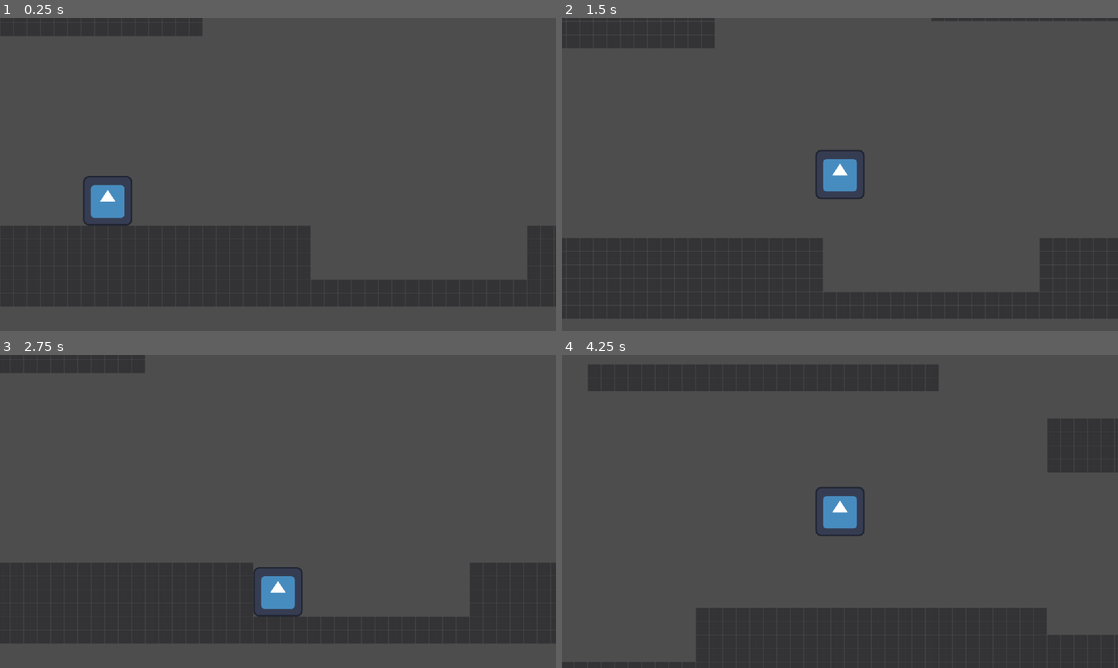
Above: before the commit, frames 1-4 (two rows, left to right).
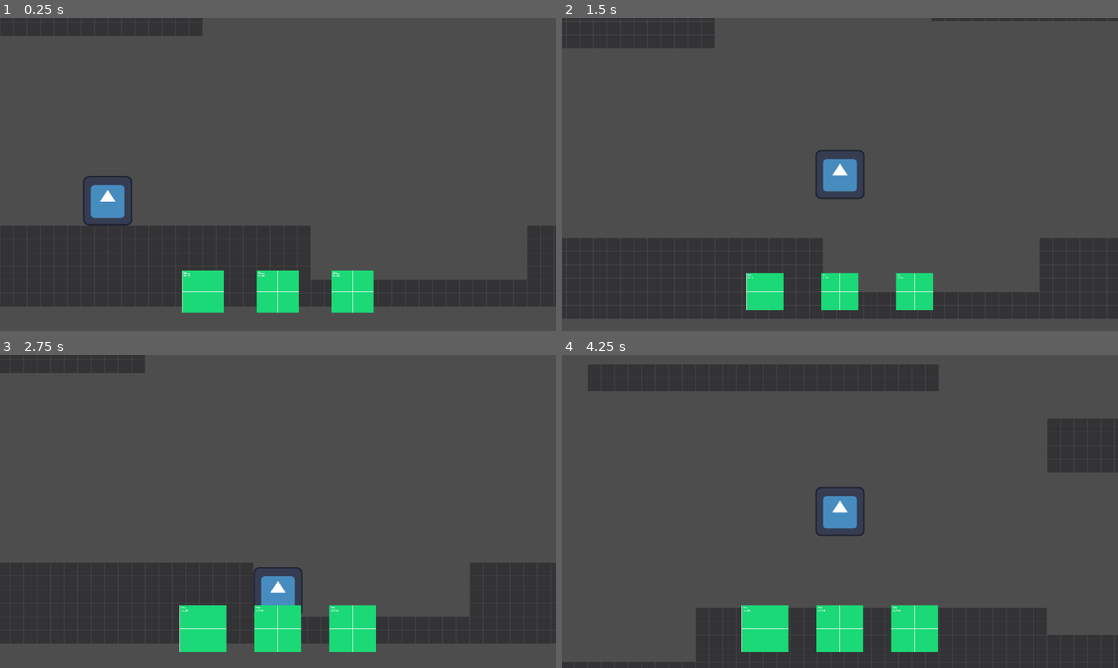
Above: after the commit, the same moments.

Repository: DionisisSchoinas/ldjam-58
Game: Godot game, scene res://scenes/levels/prototype_level.tscn
Two runs of this game, one before a commit and one after it. Both use one fixed random seed, a clock stepped at 60 frames per second and the inputs below. The engine's default icon, where the game draws it, is replaced by a stand-in: a white triangle on a blue panel in a dark square.
Inputs:
- Up to frame 1 (0.25 s): no input
- Up to frame 2 (1.5 s): tap Enter at 0.5 s; hold D (d_right) from 0.53 s (still down); tap Space (button_1) at 0.6, 1.35 s
- Up to frame 3 (2.75 s): release D (d_right) at 2.03 s; hold A (d_left) from 2.03 s (still down); tap Space (button_1) at 2.1 s
- Up to frame 4 (4.25 s): release A (d_left) at 2.78 s; hold D (d_right) from 2.78 s (still down); tap Space (button_1) at 2.85, 3.6 s

The runs differ from the first frame. In frame 1, 3.1% of the frame differs, in the area x 32-68%, y 80-95%; in frame 2, 2.4%; in frame 3, 3.8%; in frame 4, 3.9%, in the area x 32-68%, y 79-95%.

Commit message:
Added concept of toolbar

Diff:
--- /dev/null
+++ b/scenes/game_overlay.tscn
@@ -0,0 +1,45 @@
+[gd_scene load_steps=2 format=3 uid="uid://dv34dgh7go3f8"]
+
+[ext_resource type="PackedScene" uid="uid://ove2kbx55itx" path="res://scenes/power_toolbar_icon.tscn" id="1_7i0yb"]
+
+[node name="Control" type="Control"]
+layout_mode = 3
+anchors_preset = 15
+anchor_right = 1.0
+anchor_bottom = 1.0
+grow_horizontal = 2
+grow_vertical = 2
+
+[node name="MarginContainer" type="MarginContainer" parent="."]
+layout_mode = 1
+anchors_preset = -1
+anchor_left = 0.3
+anchor_top = 0.8
+anchor_right = 0.7
+anchor_bottom = 0.95
+grow_horizontal = 2
+grow_vertical = 2
+
+[node name="powerContainer" type="HBoxContainer" parent="MarginContainer"]
+layout_mode = 2
+
+[node name="power1" parent="MarginContainer/powerContainer" instance=ExtResource("1_7i0yb")]
+layout_mode = 2
+theme_override_constants/margin_left = 5
+theme_override_constants/margin_top = 5
+theme_override_constants/margin_right = 5
+theme_override_constants/margin_bottom = 5
+
+[node name="power2" parent="MarginContainer/powerContainer" instance=ExtResource("1_7i0yb")]
+layout_mode = 2
+theme_override_constants/margin_left = 5
+theme_override_constants/margin_top = 5
+theme_override_constants/margin_right = 5
+theme_override_constants/margin_bottom = 5
+
+[node name="power3" parent="MarginContainer/powerContainer" instance=ExtResource("1_7i0yb")]
+layout_mode = 2
+theme_override_constants/margin_left = 5
+theme_override_constants/margin_top = 5
+theme_override_constants/margin_right = 5
+theme_override_constants/margin_bottom = 5
--- a/scenes/levels/prototype_level.tscn
+++ b/scenes/levels/prototype_level.tscn
@@ -1,10 +1,11 @@
-[gd_scene load_steps=10 format=4 uid="uid://d1upg8c1flyf1"]
+[gd_scene load_steps=11 format=4 uid="uid://d1upg8c1flyf1"]
 
 [ext_resource type="Script" uid="uid://nov170mkieef" path="res://scripts/levels/level_logic.gd" id="1_6lfjr"]
 [ext_resource type="Script" uid="uid://45g0vd44gdly" path="res://scripts/basic_camera.gd" id="1_htrvu"]
 [ext_resource type="Texture2D" uid="uid://bd87osyhf2hnj" path="res://assets/kenney_prototype_textures/dark/texture_01.png" id="2_6lfjr"]
 [ext_resource type="Script" uid="uid://rq7qh2cm7r1v" path="res://scripts/levels/map.gd" id="3_i5e4g"]
 [ext_resource type="PackedScene" uid="uid://cphg78tqpqcha" path="res://scenes/player.tscn" id="3_qd0o6"]
+[ext_resource type="PackedScene" uid="uid://dv34dgh7go3f8" path="res://scenes/game_overlay.tscn" id="6_7kxsd"]
 
 [sub_resource type="TileSetAtlasSource" id="TileSetAtlasSource_ibfnv"]
 texture = ExtResource("2_6lfjr")
@@ -78,3 +79,7 @@
 position = Vector2(456, 1077)
 SPEED = 600
 friction_air = 5000
+
+[node name="Game Overlay" type="CanvasLayer" parent="."]
+
+[node name="Game Overlay" parent="Game Overlay" instance=ExtResource("6_7kxsd")]
--- /dev/null
+++ b/scenes/power_toolbar_icon.tscn
@@ -0,0 +1,135 @@
+[gd_scene load_steps=6 format=3 uid="uid://ove2kbx55itx"]
+
+[ext_resource type="Script" uid="uid://dc2bjq2adirp2" path="res://scripts/power_toolbar_icon.gd" id="1_0jx2j"]
+[ext_resource type="Texture2D" uid="uid://cfhokjqiqcrcn" path="res://assets/kenney_prototype_textures/green/texture_01.png" id="1_nripl"]
+
+[sub_resource type="Animation" id="Animation_7i0yb"]
+resource_name = "equip"
+length = 0.5
+step = 0.05
+tracks/0/type = "value"
+tracks/0/imported = false
+tracks/0/enabled = true
+tracks/0/path = NodePath("..:theme_override_constants/margin_left")
+tracks/0/interp = 1
+tracks/0/loop_wrap = true
+tracks/0/keys = {
+"times": PackedFloat32Array(0, 0.15, 0.3, 0.45),
+"transitions": PackedFloat32Array(1, 1, 1, 1),
+"update": 1,
+"values": [10, 0, 10, 0]
+}
+tracks/1/type = "value"
+tracks/1/imported = false
+tracks/1/enabled = true
+tracks/1/path = NodePath("..:theme_override_constants/margin_top")
+tracks/1/interp = 1
+tracks/1/loop_wrap = true
+tracks/1/keys = {
+"times": PackedFloat32Array(0, 0.15, 0.3, 0.45),
+"transitions": PackedFloat32Array(1, 1, 1, 1),
+"update": 1,
+"values": [10, 0, 10, 0]
+}
+tracks/2/type = "value"
+tracks/2/imported = false
+tracks/2/enabled = true
+tracks/2/path = NodePath("..:theme_override_constants/margin_right")
+tracks/2/interp = 1
+tracks/2/loop_wrap = true
+tracks/2/keys = {
+"times": PackedFloat32Array(0, 0.15, 0.3, 0.45),
+"transitions": PackedFloat32Array(1, 1, 1, 1),
+"update": 1,
+"values": [10, 0, 10, 0]
+}
+tracks/3/type = "value"
+tracks/3/imported = false
+tracks/3/enabled = true
+tracks/3/path = NodePath("..:theme_override_constants/margin_bottom")
+tracks/3/interp = 1
+tracks/3/loop_wrap = true
+tracks/3/keys = {
+"times": PackedFloat32Array(0, 0.15, 0.3, 0.45),
+"transitions": PackedFloat32Array(1, 1, 1, 1),
+"update": 1,
+"values": [10, 0, 10, 0]
+}
+
+[sub_resource type="Animation" id="Animation_ok1a4"]
+length = 0.001
+tracks/0/type = "value"
+tracks/0/imported = false
+tracks/0/enabled = true
+tracks/0/path = NodePath("..:theme_override_constants/margin_left")
+tracks/0/interp = 1
+tracks/0/loop_wrap = true
+tracks/0/keys = {
+"times": PackedFloat32Array(0),
+"transitions": PackedFloat32Array(1),
+"update": 1,
+"values": [5]
+}
+tracks/1/type = "value"
+tracks/1/imported = false
+tracks/1/enabled = true
+tracks/1/path = NodePath("..:theme_override_constants/margin_top")
+tracks/1/interp = 1
+tracks/1/loop_wrap = true
+tracks/1/keys = {
+"times": PackedFloat32Array(0),
+"transitions": PackedFloat32Array(1),
+"update": 1,
+"values": [5]
+}
+tracks/2/type = "value"
+tracks/2/imported = false
+tracks/2/enabled = true
+tracks/2/path = NodePath("..:theme_override_constants/margin_right")
+tracks/2/interp = 1
+tracks/2/loop_wrap = true
+tracks/2/keys = {
+"times": PackedFloat32Array(0),
+"transitions": PackedFloat32Array(1),
+"update": 1,
+"values": [5]
+}
+tracks/3/type = "value"
+tracks/3/imported = false
+tracks/3/enabled = true
+tracks/3/path = NodePath("..:theme_override_constants/margin_bottom")
+tracks/3/interp = 1
+tracks/3/loop_wrap = true
+tracks/3/keys = {
+"times": PackedFloat32Array(0),
+"transitions": PackedFloat32Array(1),
+"update": 1,
+"values": [5]
+}
+
+[sub_resource type="AnimationLibrary" id="AnimationLibrary_ig3jh"]
+_data = {
+&"RESET": SubResource("Animation_ok1a4"),
+&"equip": SubResource("Animation_7i0yb")
+}
+
+[node name="power1" type="MarginContainer"]
+size_flags_horizontal = 3
+theme_override_constants/margin_left = 0
+theme_override_constants/margin_top = 0
+theme_override_constants/margin_right = 0
+theme_override_constants/margin_bottom = 0
+script = ExtResource("1_0jx2j")
+
+[node name="TextureRect" type="TextureRect" parent="."]
+layout_mode = 2
+size_flags_horizontal = 3
+texture = ExtResource("1_nripl")
+expand_mode = 1
+stretch_mode = 5
+
+[node name="AnimationPlayer" type="AnimationPlayer" parent="TextureRect"]
+unique_name_in_owner = true
+libraries = {
+&"": SubResource("AnimationLibrary_ig3jh")
+}
--- a/scenes/ui.tscn
+++ /dev/null
@@ -1,9 +0,0 @@
-[gd_scene load_steps=0 format=3 uid="uid://dv34dgh7go3f8"]
-
-[node name="Control" type="Control"]
-layout_mode = 3
-anchors_preset = 15
-anchor_right = 1.0
-anchor_bottom = 1.0
-grow_horizontal = 2
-grow_vertical = 2
--- a/scripts/basic_camera.gd
+++ b/scripts/basic_camera.gd
@@ -18,7 +18,6 @@
 		return
 
 	var shape = get_parent().current_level.get_node("CollisionShape2D").shape
-	print( shape.extents)
 	if shape is RectangleShape2D:
 		var rect_size = shape.extents * 2
 		var rect_pos = get_parent().current_level.global_position - shape.extents
@@ -28,6 +27,6 @@
 		limit_right  = int(rect_pos.x + rect_size.x - 200)
 		limit_bottom = int(rect_pos.y + rect_size.y - 500)
 
-func _process(delta):
+func _process(_delta):
 	_set_camera_limits_from_bounds()
 	position = player.global_position
--- /dev/null
+++ b/scripts/power_toolbar_icon.gd
@@ -0,0 +1,7 @@
+extends MarginContainer
+
+@onready var animation_player: AnimationPlayer = %AnimationPlayer
+
+func _process(_delta):
+	if Input.is_action_just_pressed("button_1"):
+		animation_player.play("equip")
Not shown, added: scripts/power_toolbar_icon.gd.uid
